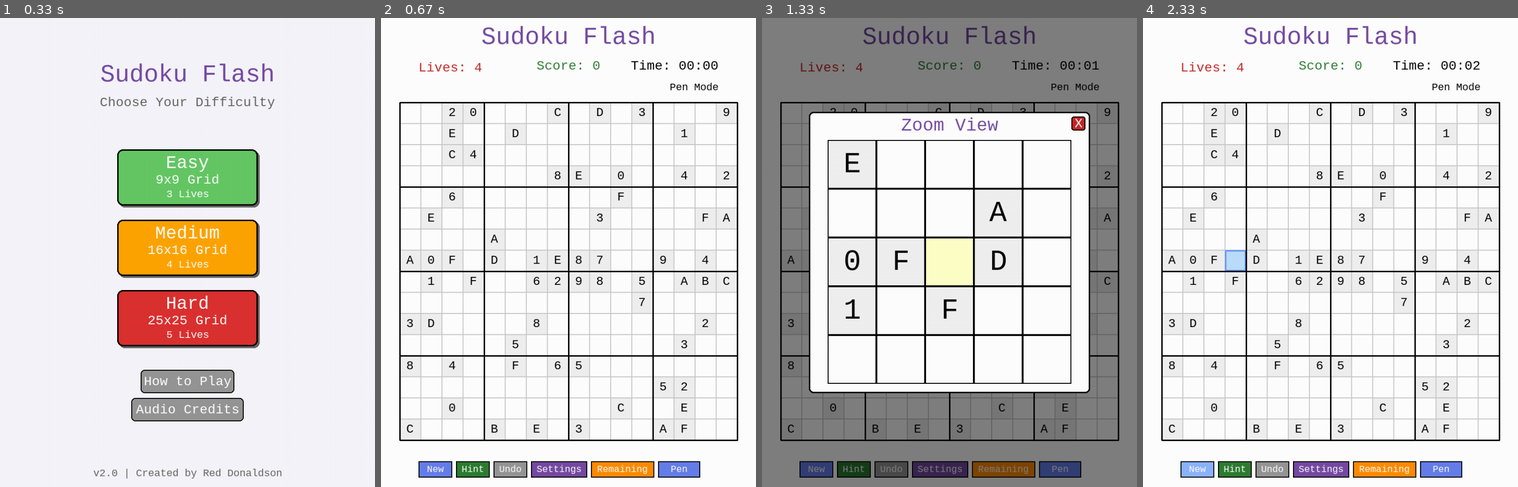
Above: before the commit, frames 1-4 (left to right).
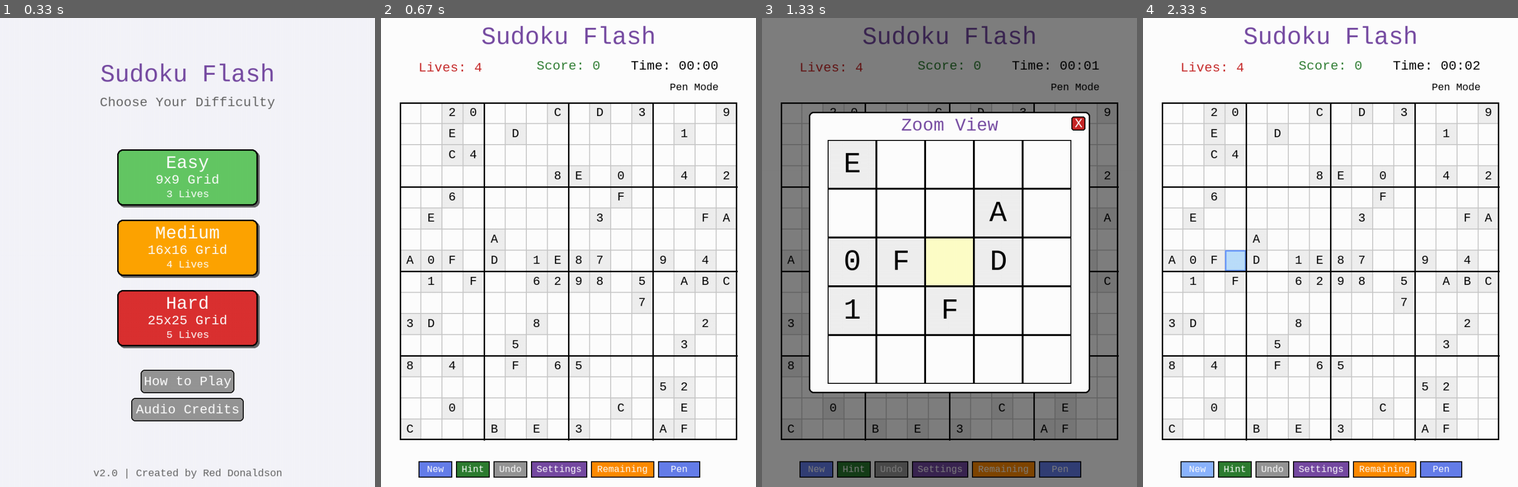
Above: after the commit, the same moments.

Repository: dbdonaldson50/PyGame-Sudoku-Flood
Game: pygame game, started from sudoku_flash.py
Two runs of this game, one before a commit and one after it. Both use one fixed random seed, a clock stepped at 60 frames per second and the inputs below.
Inputs (mouse positions are in pixels of both pictures, inside the frame that each line leads up to):
- Up to frame 1 (0.33 s): no input
- Up to frame 2 (0.67 s): click (568, 252) at 0.38 s
- Up to frame 3 (1.33 s): hold Right 0.67-1.13 s; click (859, 257) at 1.22 s
- Up to frame 4 (2.33 s): click "New" at 1.55 s; click "Remaining" at 1.88 s; click "New" at 2.22 s

Frame 1 is identical in both runs. In frame 2, 1.6% of the frame differs, in the area x 4-96%, y 17-91%; in frame 3, 1.2%; in frame 4, 1.6%.

Commit message:
Fix 16x16 gridlines extending beyond bounds and reduce crashes with progressive memory optimization

Diff:
--- a/src/sudoku_game.py
+++ b/src/sudoku_game.py
@@ -436,9 +436,22 @@
             render_count[0] += 1
 
             # CRITICAL: Copy board frequently during early phase (diagonal filling),
-            # then reduce to every 5th render to save memory
-            # This shows the main diagonal pattern while still preventing crashes
-            if progress < 0.35 or render_count[0] % 5 == 0 or progress >= 0.99:
+            # then reduce to every 10th render to save memory and prevent crashes
+            # Fixed for 16x16 crashes by: Red Donaldson, March 17, 2026
+            #
+            # Early phase (< 40%): Copy every render to show diagonal pattern
+            # Mid phase (40-80%): Copy every 5th render to balance visibility and memory
+            # Late phase (> 80%): Copy every 10th render to minimize memory pressure
+            # Always copy at 99% to show final state
+            if progress < 0.40:
+                # Show diagonal filling phase clearly
+                self.generation_board = copy.deepcopy(board)
+            elif progress < 0.80:
+                # Balance between visual updates and memory conservation
+                if render_count[0] % 5 == 0:
+                    self.generation_board = copy.deepcopy(board)
+            elif render_count[0] % 10 == 0 or progress >= 0.99:
+                # Minimize memory pressure during heavy backtracking
                 self.generation_board = copy.deepcopy(board)
 
             self.generation_progress = progress
--- a/src/ui_renderer.py
+++ b/src/ui_renderer.py
@@ -539,16 +539,23 @@
                 # Draw pencil marks
                 draw_pencil_marks(game, i, j, x, y, cell_size)
 
-    # Draw thick lines for boxes
-    for i in range(0, game.grid_size + 1, game.box_size):
-        # Horizontal
+    # Draw thick lines for internal box boundaries only
+    # Fixed by: Red Donaldson, March 17, 2026
+    # Issue: Lines at grid edges (i=0, i=grid_size) with thickness 3 extended beyond board bounds
+    # Solution: Draw internal box lines separately, then draw outer border with rect
+    for i in range(game.box_size, game.grid_size, game.box_size):
+        # Horizontal internal box lines
         pygame.draw.line(game.screen, BLACK,
                        (game.BOARD_X, BOARD_Y + i * cell_size),
                        (game.BOARD_X + game.BOARD_SIZE, BOARD_Y + i * cell_size), 3)
-        # Vertical
+        # Vertical internal box lines
         pygame.draw.line(game.screen, BLACK,
                        (game.BOARD_X + i * cell_size, BOARD_Y),
                        (game.BOARD_X + i * cell_size, BOARD_Y + game.BOARD_SIZE), 3)
+
+    # Draw outer border as a rectangle to contain everything precisely
+    pygame.draw.rect(game.screen, BLACK,
+                    (game.BOARD_X, BOARD_Y, game.BOARD_SIZE, game.BOARD_SIZE), 3)
 
 
 def draw_pencil_marks(game, row, col, x, y, cell_size):
